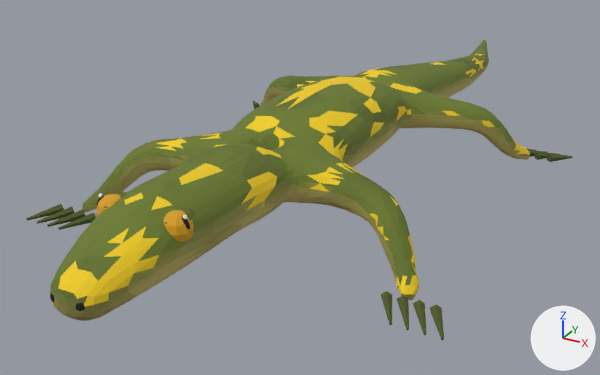
The glTF model public/models/CreatureLizard.glb: old version first, new version second.
Rendered twice from a 50 mm lens placed at (0.374, -0.715, 0.36), pointed at (-0.064, 0.081, -0.038). The axes (+X, +Y, +Z) are drawn at lower right. The lights are the same throughout. The first picture is the older version. Vertices at exactly the same position are counted once.

Objects in the first picture: 'liz'.
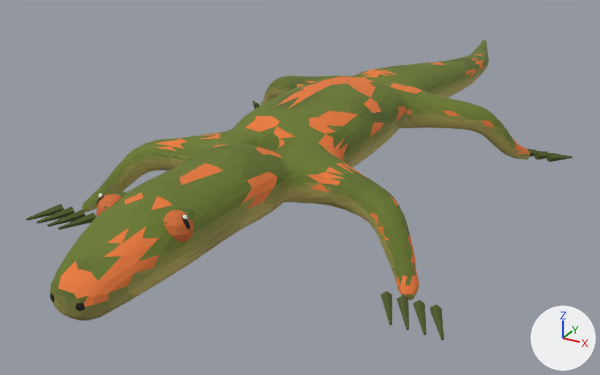
The change in detail:
me_liz_016 has 2846 vertices, 5591 faces and spans x -0.218..0.218, y -0.367..0.694, z 0.003..0.109.
me_liz_016 is used by ob_liz; location (0.0, 0.0, 0.0).
me_liz_016 part 1: 569 faces centred in x -0.166..0.176, y -0.363..0.485, z 0.013..0.108 are repainted in the vertex colours; the middle colour goes from yellow #f0cc1a to orange #e87838.

Boxes [x1, y1, x2, y2] around the edits, measured in the pictures (600 x 375 px):
part 1 of me_liz_016, recoloured: [58, 54, 530, 306] in both
